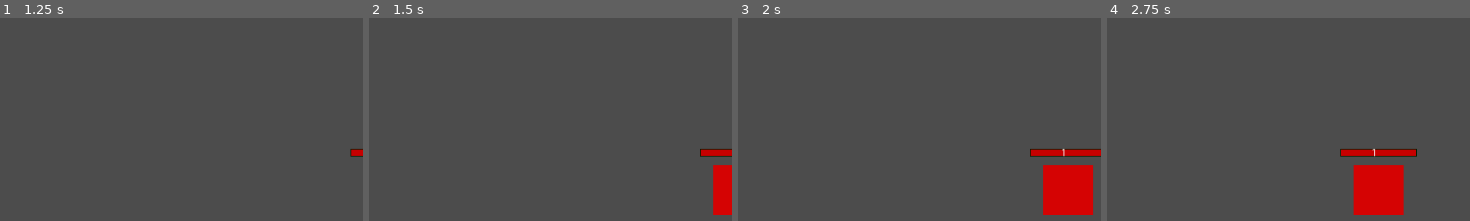
Above: before the commit, frames 1-4 (left to right).
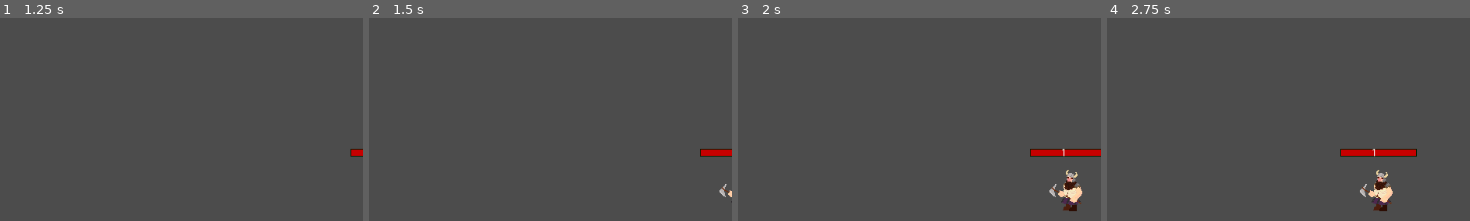
Above: after the commit, the same moments.

Repository: Flying-Octopus-Team/Asterielle
Game: Godot game, scene res://Scenes/World.tscn
Same seed, same stepped clock (60 frames per second), same inputs: the game is played once before the commit and once after it.
Inputs (mouse positions are % of the whole screen's width and height, from its top left):
- Up to frame 1 (1.25 s): tap Enter at 0.5 s; move the mouse to (69, 46) at 0.52 s; click (69, 46) at 0.6 s
- Up to frame 2 (1.5 s): move the mouse to (23, 57) at 1.27 s; click (23, 57) at 1.35 s
- Up to frame 3 (2 s): no input
- Up to frame 4 (2.75 s): move the mouse to (56, 26) at 2.02 s; click (56, 26) at 2.1 s
The pictures show only the part of the screen within x 50-100%, y 50-100%; the shares and areas given below are measured in that part.

Frame 1 is identical in both runs. In frame 2, 1.3% of the frame differs, in the area x 94-100%, y 72-98%; in frame 3, 3.4%; in frame 4, 3.5%, in the area x 67-82%, y 72-98%.

Commit message:
Add dwarf texture + change elf's collision box

Diff:
--- a/Scenes/Boss.tscn
+++ b/Scenes/Boss.tscn
@@ -1,7 +1,8 @@
-[gd_scene load_steps=4 format=2]
+[gd_scene load_steps=5 format=2]
 
 [ext_resource path="res://Scripts/Boss.gd" type="Script" id=1]
-[ext_resource path="res://Textures/OnePixel.png" type="Texture" id=2]
+[ext_resource path="res://Textures/krasnalpix.png" type="Texture" id=2]
+[ext_resource path="res://Textures/OnePixel.png" type="Texture" id=3]
 
 [sub_resource type="RectangleShape2D" id=1]
 extents = Vector2( 64, 64.2514 )
@@ -15,7 +16,7 @@
 [node name="Sprite" type="Sprite" parent="."]
 modulate = Color( 0.254902, 0, 0, 1 )
 position = Vector2( 0, -64 )
-scale = Vector2( 128, 128 )
+scale = Vector2( 2.3, 2.3 )
 texture = ExtResource( 2 )
 
 [node name="CollisionShape2D" type="CollisionShape2D" parent="."]
--- a/Scenes/Dwarf.tscn
+++ b/Scenes/Dwarf.tscn
@@ -1,7 +1,8 @@
-[gd_scene load_steps=4 format=2]
+[gd_scene load_steps=5 format=2]
 
 [ext_resource path="res://Scripts/Dwarf.gd" type="Script" id=1]
-[ext_resource path="res://Textures/OnePixel.png" type="Texture" id=2]
+[ext_resource path="res://Textures/krasnalpix.png" type="Texture" id=2]
+[ext_resource path="res://Textures/OnePixel.png" type="Texture" id=3]
 
 [sub_resource type="RectangleShape2D" id=1]
 extents = Vector2( 32, 32 )
@@ -13,9 +14,7 @@
 move_speed = 100.0
 
 [node name="Sprite" type="Sprite" parent="."]
-modulate = Color( 0.839216, 0.0156863, 0.0156863, 1 )
 position = Vector2( 0, -32 )
-scale = Vector2( 64, 64 )
 texture = ExtResource( 2 )
 
 [node name="CollisionShape2D" type="CollisionShape2D" parent="."]
--- a/Scenes/Elf.tscn
+++ b/Scenes/Elf.tscn
@@ -4,7 +4,7 @@
 [ext_resource path="res://Textures/Elf1.png" type="Texture" id=2]
 
 [sub_resource type="RectangleShape2D" id=1]
-extents = Vector2( 84.9043, 32.4856 )
+extents = Vector2( 62, 38 )
 
 [node name="Elf" type="Node2D"]
 script = ExtResource( 1 )
Not shown: 2 places in Scenes/Boss.tscn that only renumber resources
Not shown: 2 places in Scenes/Dwarf.tscn that only renumber resources
Binary file added: Textures/krasnalpix.png
Not shown, added: Textures/krasnalpix.png.import
